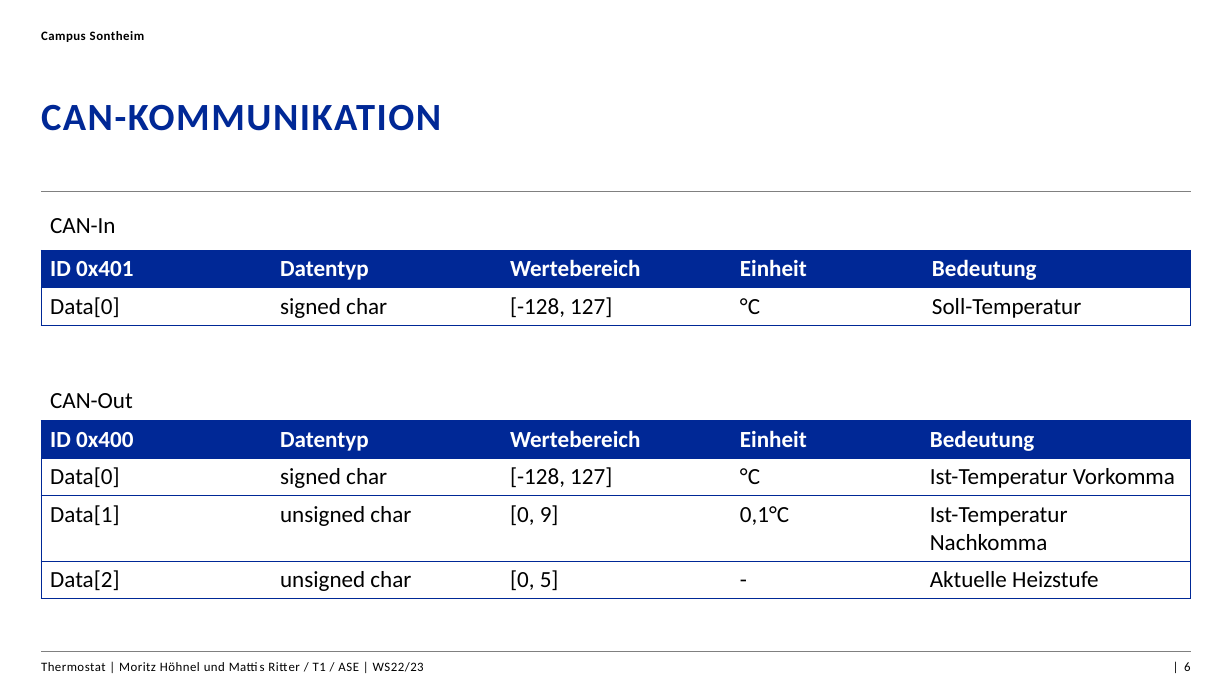
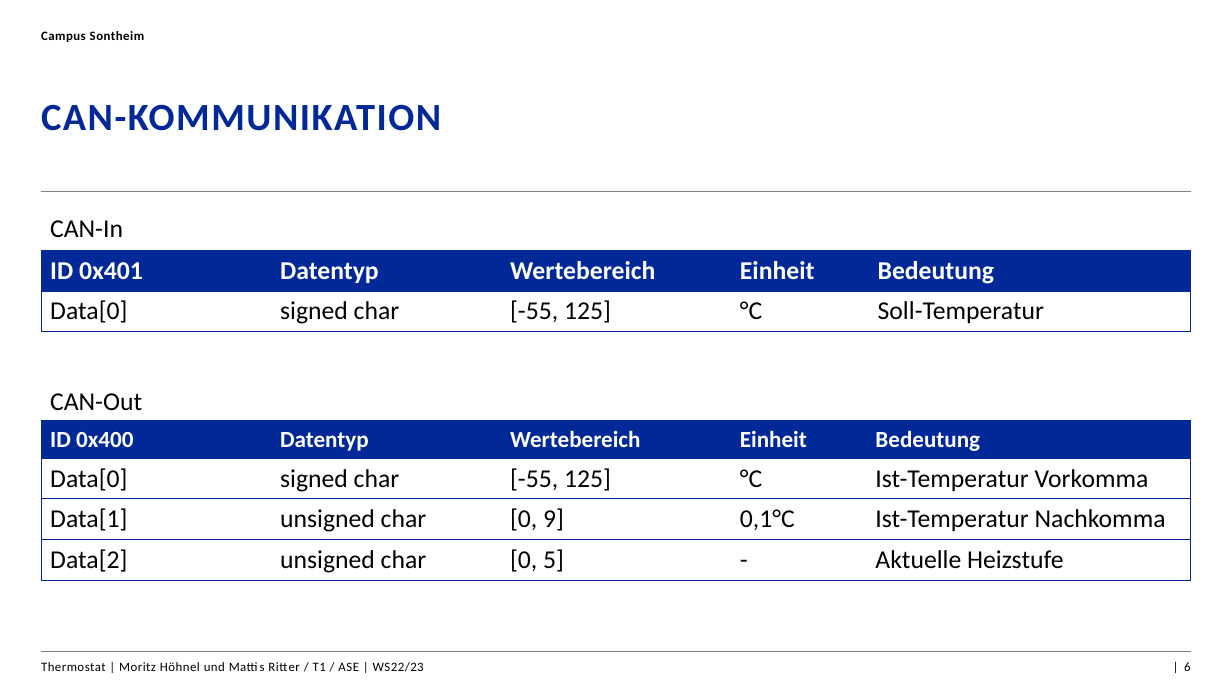
Before and after one commit to mattisritter/VerteilteSysteme, a slide deck: slide 6 of Dokumentation/thermostat_presentation.pptx. Drawn at 1232x693 pixels with LibreOffice and Linux fonts; fonts in the diff are those of the drawing; background and template pictures are left out. Boxes give left, top, right and bottom in pixels: in the first picture for what was removed or moved away, otherwise in the second. Text is boxed around its words. In the diff, an @@ line names an element or a change of style, - is before the commit and + after.

```diff
--- a/Dokumentation/thermostat_presentation.pptx
+++ b/Dokumentation/thermostat_presentation.pptx
@@ text "CAN-In" at (50, 220, 123, 237): size 18 to 20 pt @@
@@ table at (41, 250, 1191, 331) @@
-row 2, column 3: [-128, 127]
+row 2, column 3: [-55, 125]
@@ size 18 to 20 pt in "ID 0x401", "Datentyp", "Wertebereich", "Einheit" and 5 more places @@
@@ text "CAN-Out" at (50, 393, 142, 411): size 18 to 20 pt @@
@@ table at (41, 421, 1191, 579) @@
-row 2, column 3: [-128, 127]
+row 2, column 3: [-55, 125]
@@ size 18 to 20 pt in "Data[0]", "signed char", "°C", "Ist-Temperatur Vorkomma" and 10 more places @@
```
Also in this commit, not shown: 3 other slides changed.
